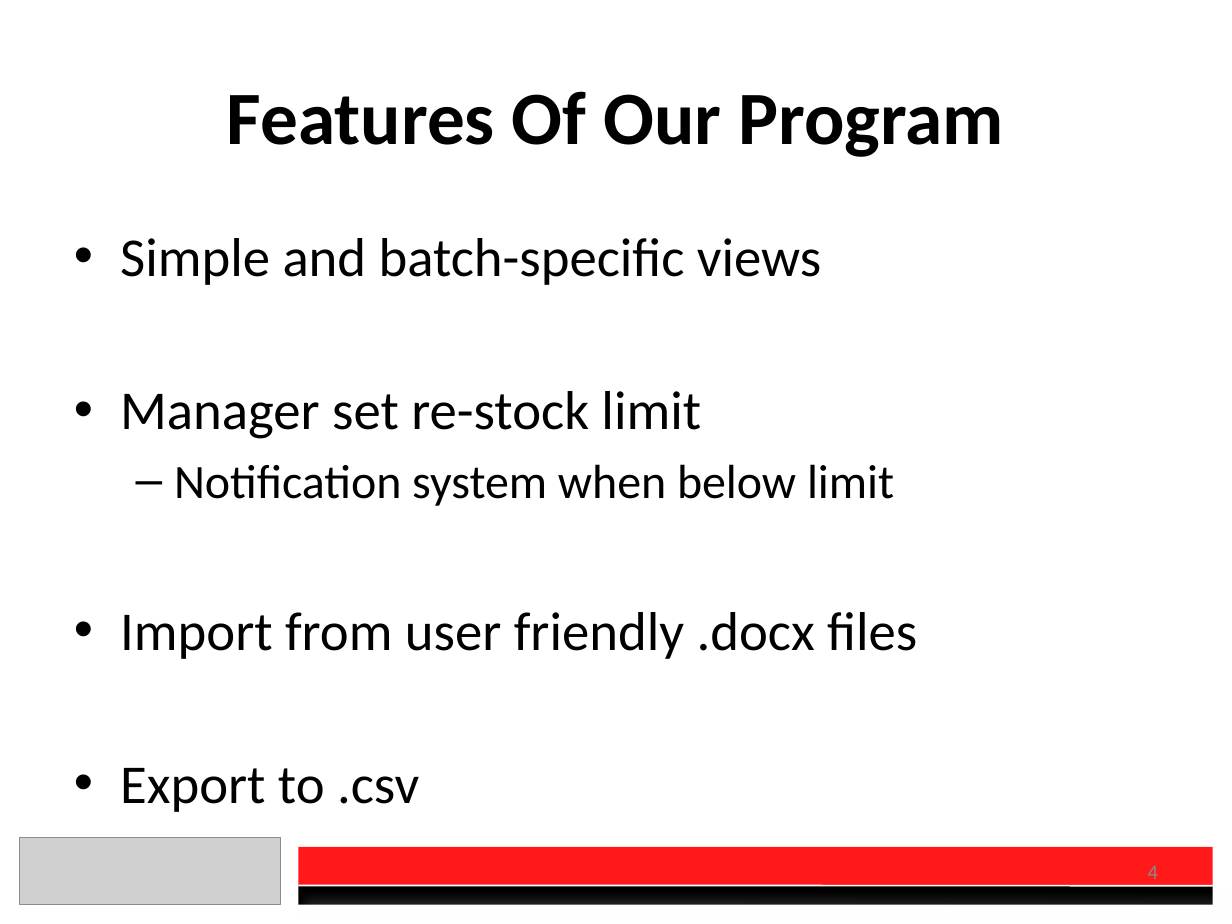
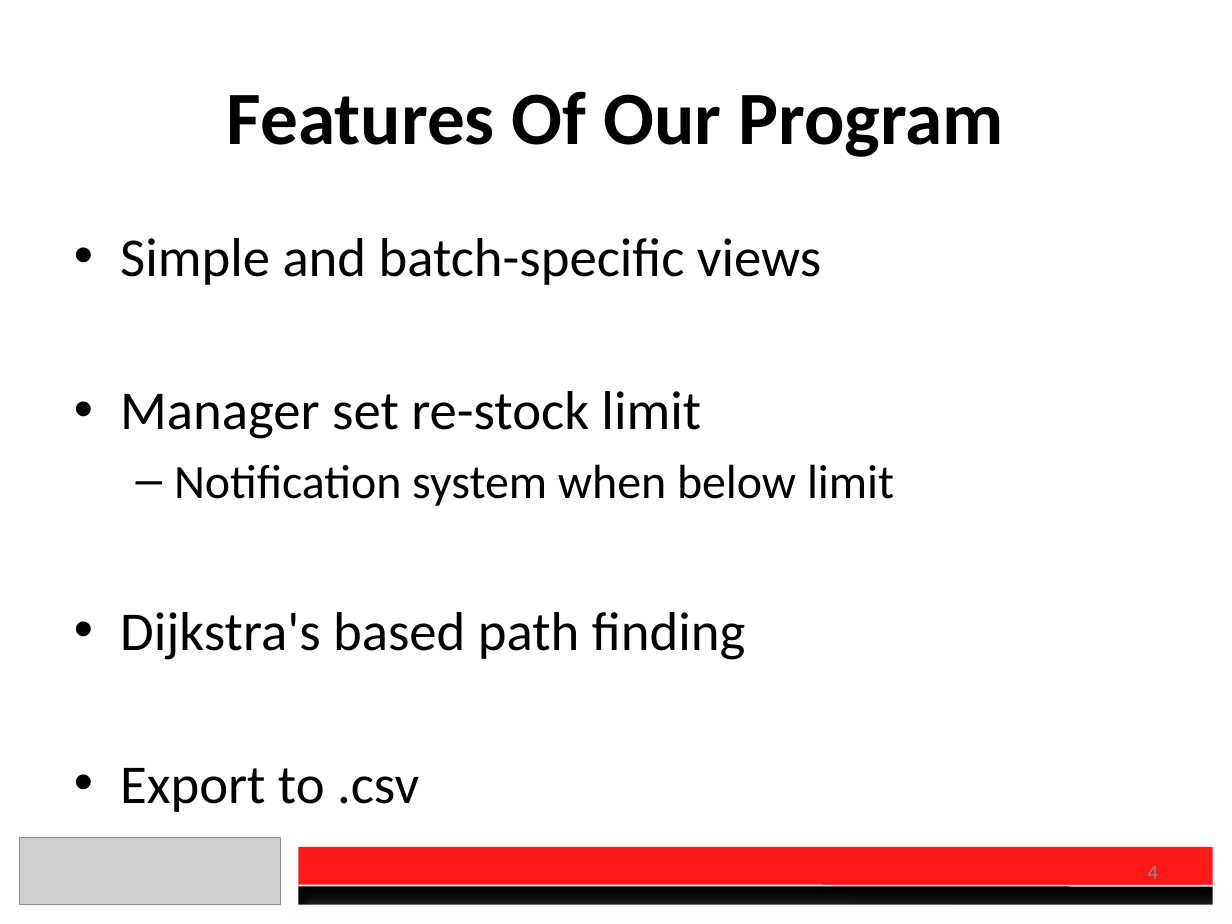
Before and after one commit to DanielSauve/OEC2017, a slide deck: slide 4 of Presentation.pptx. Drawn at 1232x924 pixels with LibreOffice and Linux fonts; fonts in the diff are those of the drawing; grey boxes stand for pictures. Boxes give left, top, right and bottom in pixels: in the first picture for what was removed or moved away, otherwise in the second. Text is boxed around its words. In the diff, an @@ line names an element or a change of style, - is before the commit and + after.

Commit message:
Updated documention for proper program name. switched read me to .md. Create uml diagram and began updateing presentation

```diff
--- a/Presentation.pptx
+++ b/Presentation.pptx
@@ text at [120, 612, 746, 660]: text changed @@
-• Import from user friendly .docx files
+• Dijkstra's based path finding
```
Also in this commit, not shown: 4 other slides changed, 1 slide added, 4 other files.
